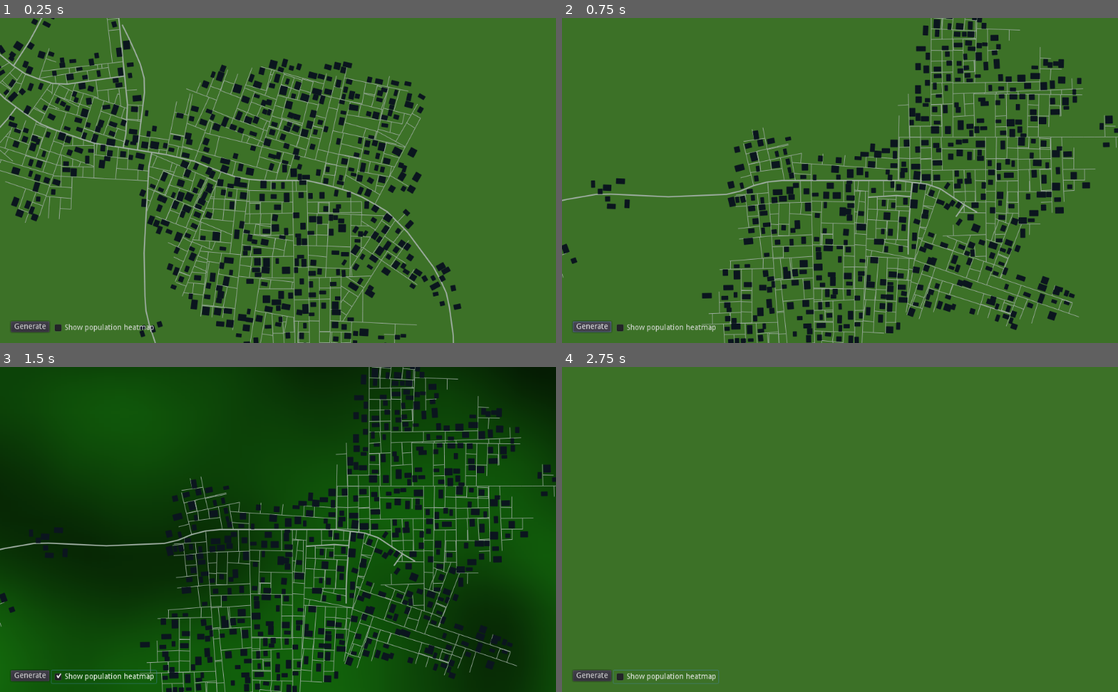
Above: before the commit, frames 1-4 (two rows, left to right).
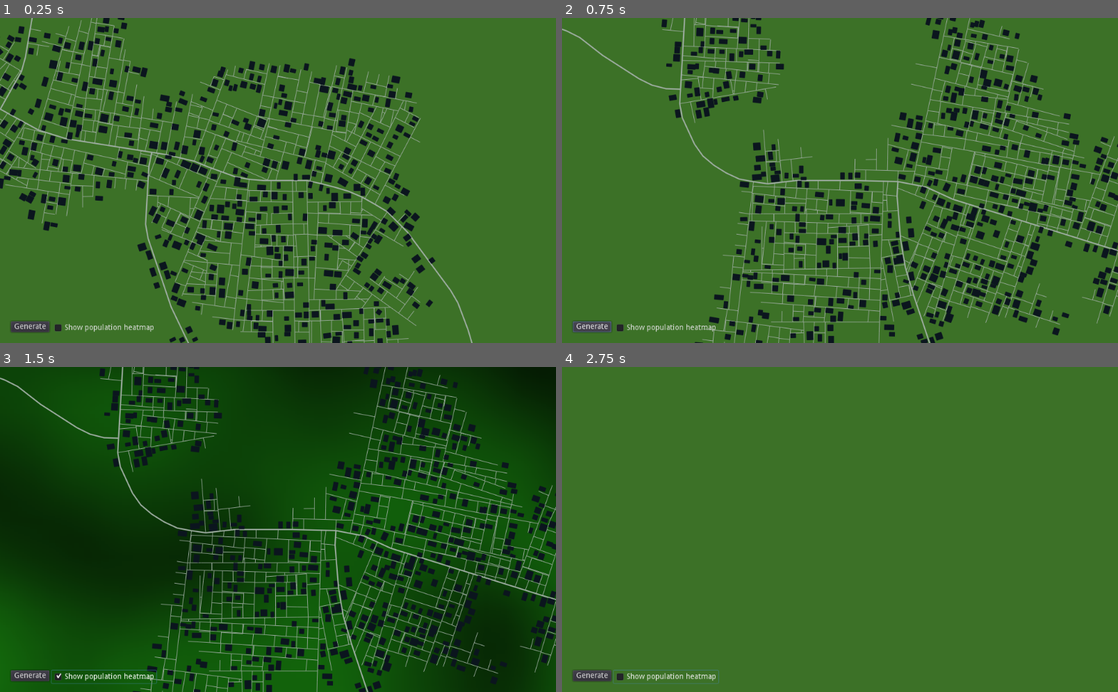
Above: after the commit, the same moments.

Repository: t-mw/citygen-godot
Game: Godot game, scene res://main.tscn
Two runs of this game, one before a commit and one after it. Both use one fixed random seed, a clock stepped at 60 frames per second and the inputs below.
Inputs (mouse positions are in pixels of both pictures, inside the frame that each line leads up to):
- Up to frame 1 (0.25 s): no input
- Up to frame 2 (0.75 s): click "Generate" at 0.5 s
- Up to frame 3 (1.5 s): click "Show population heatmap" at 1.25 s
- Up to frame 4 (2.75 s): tap Enter at 2 s; move the mouse to (962, 513) at 2.02 s; hold Right (ui_right) from 2.03 s (still down); click (962, 513) at 2.17 s

The runs differ from the first frame. In frame 1, 25% of the frame differs, in the area x 0-85%, y 0-100%; in frame 2, 27%, in the area x 0-100%, y 0-100%; in frame 3, 26%; in frame 4, nothing differs.

Commit message:
Add thickness to segment collider

Diff:
--- a/scripts/city_gen.gd
+++ b/scripts/city_gen.gd
@@ -108,6 +108,7 @@
     query.collide_with_bodies = false
     query.collide_with_areas = true
     query.shape_rid = segment.create_physics_shape()
+    query.transform = segment.calculate_physics_shape_transform()
 
     var matches = []
     var query_results = physics_space.intersect_shape(query)
--- a/scripts/segment.gd
+++ b/scripts/segment.gd
@@ -1,3 +1,6 @@
+# the width of the segment used when checking for collisions
+const SEGMENT_COLLIDER_WIDTH = 10.0
+
 class Segment extends Object:
     var physics_area: RID
     var physics_shape: RID
@@ -63,9 +66,15 @@
 
     func create_physics_shape() -> RID:
         if self.physics_shape.get_id() == 0:
-            self.physics_shape = Physics2DServer.segment_shape_create()
-            Physics2DServer.shape_set_data(self.physics_shape, Rect2(self.start, self.end))
+            self.physics_shape = Physics2DServer.rectangle_shape_create()
+            var shape_data = Vector2(SEGMENT_COLLIDER_WIDTH * 0.5, self.length * 0.5)
+            Physics2DServer.shape_set_data(self.physics_shape, shape_data)
         return self.physics_shape
+
+    func calculate_physics_shape_transform() -> Transform2D:
+        var xform = Transform2D.IDENTITY.rotated(deg2rad(-self.direction))
+        xform.origin = (self.start + self.end) * 0.5
+        return xform
 
     func destroy_physics_shape():
         if self.physics_shape.get_id() != 0:
@@ -78,6 +87,7 @@
         Physics2DServer.area_attach_object_instance_id(self.physics_area, get_instance_id())
         Physics2DServer.area_set_monitorable(self.physics_area, false)
         Physics2DServer.area_add_shape(self.physics_area, self.create_physics_shape())
+        Physics2DServer.area_set_shape_transform(self.physics_area, 0, self.calculate_physics_shape_transform())
         Physics2DServer.area_set_space(self.physics_area, physics_space_rid)
         self.physics_space = physics_space_rid
 
